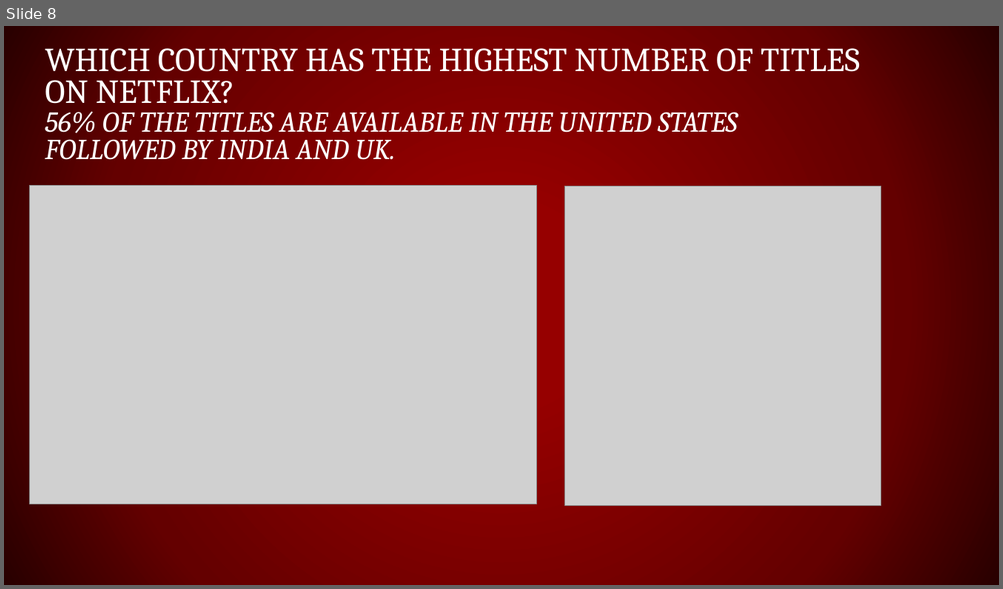
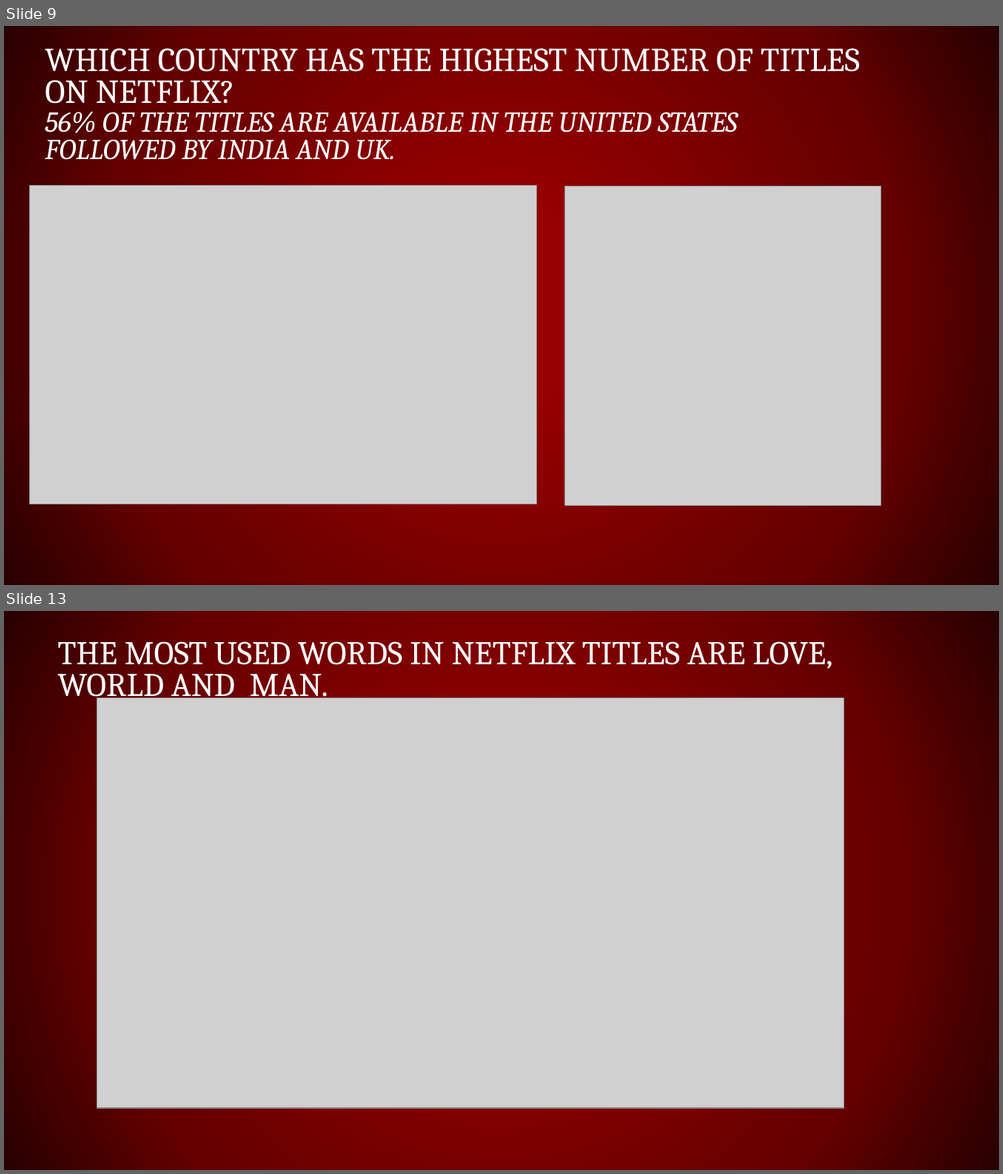
Before and after one commit to guptga/NetFlix-Movies-and-TV-Shows-Analysis, a slide deck: NETFLIX MOVIES AND TV SHOWS ANALYSIS.pptx. Shown one above the other, each under a label of ours: slide 8 before the commit, slides 9 and 13 after it; the slides between them are not shown. The pictures are 1003x589 and 1003x1174 pixels, drawn with LibreOffice and Linux fonts; fonts in the diff are those of the drawing; grey boxes stand for pictures; background and template pictures are left out. Boxes give left, top, right and bottom in pixels: in the first picture for what was removed or moved away, otherwise in the second. Text is boxed around its words. In the diff, an @@ line names an element or a change of style, - is before the commit and + after.

```diff
--- a/NETFLIX MOVIES AND TV SHOWS ANALYSIS.pptx
+++ b/NETFLIX MOVIES AND TV SHOWS ANALYSIS.pptx
@@ slide 13 added at (4,611,999,1170), background gradient #960000 to #650000 to #290000 @@
@@ text added at (58,641,832,704), 32 pt, text #FFFFFF @@
+THE MOST USED WORDS IN NETFLIX TITLES ARE LOVE, WORLD AND MAN.
@@ picture added at (97,698,843,1109) @@
@@ what was slide 8 is now slide 9 @@
```
Also in this commit, not shown: 8 slides changed, 3 other slides added, 1 slide removed, 1 other file.
